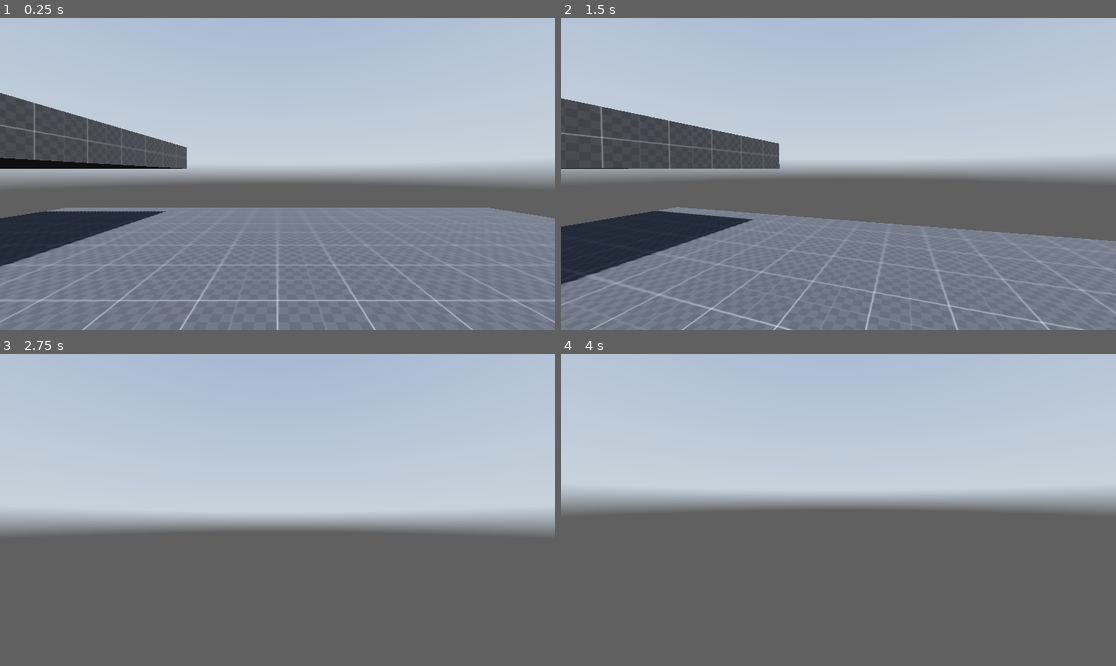
Above: before the commit, frames 1-4 (two rows, left to right).
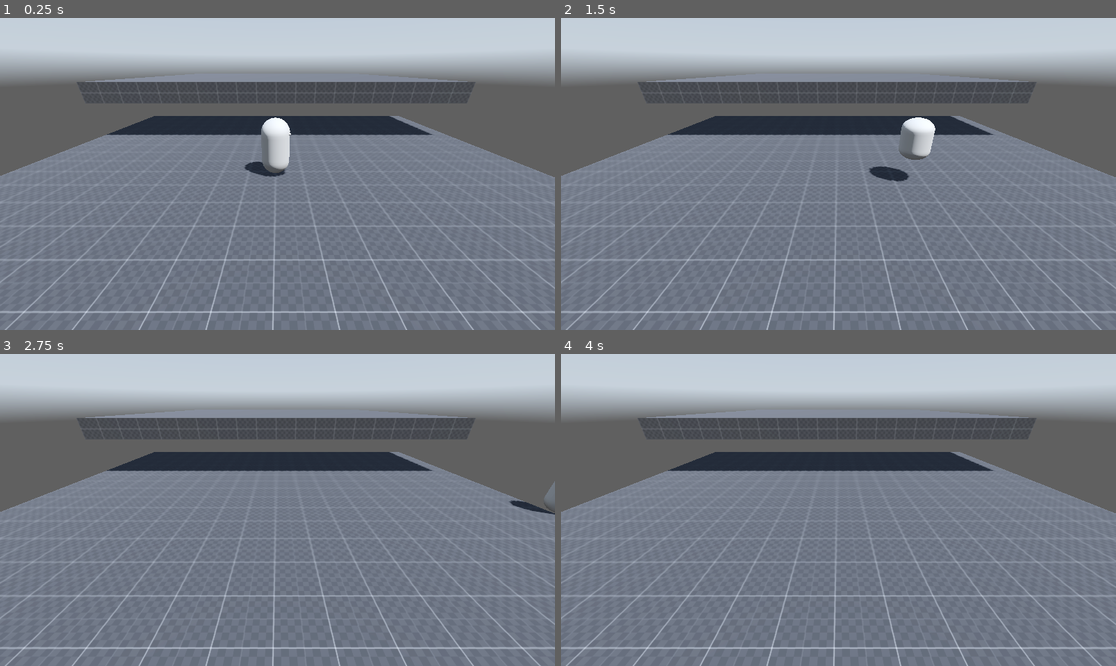
Above: after the commit, the same moments.

Repository: minty26/Godot-3d-Game
Game: Godot game, scene res://scenes/main.tscn
Two runs of this game, one before a commit and one after it. Both use one fixed random seed, a clock stepped at 60 frames per second and the inputs below. A sky picture missing from this copy of the repository is replaced by a grey-blue gradient.
Inputs (mouse positions are in pixels of both pictures, inside the frame that each line leads up to):
- Up to frame 1 (0.25 s): no input
- Up to frame 2 (1.5 s): tap Enter at 0.5 s; move the mouse to (866, 174) at 0.52 s; hold Ctrl (crouch) 0.53-1.28 s; hold W (forward) from 0.53 s (still down); tap Space (jump) at 0.77 s; move the mouse to (810, 174) at 1.27 s; tap Ctrl (crouch) at 1.35 s
- Up to frame 3 (2.75 s): keep holding W (forward); tap Space (jump) at 1.52 s; move the mouse to (288, 503) at 2.02 s; hold Shift (sprint) from 2.03 s (still down); tap Ctrl (crouch) at 2.3 s
- Up to frame 4 (4 s): keep holding W (forward); move the mouse to (832, 516) at 2.77 s; release Shift (sprint) at 2.78 s; tap Ctrl (crouch) at 2.85 s; tap Space (jump) at 3.02, 3.5, 3.77 s; move the mouse to (877, 513) at 3.52 s; hold Ctrl (crouch) from 3.53 s (still down)

The runs differ from the first frame. In frame 1, 49% of the frame differs, in the area x 0-100%, y 13-100%; in frame 2, 55%; in frame 3, 87%, in the area x 0-100%, y 0-100%; in frame 4, 84%.

Commit message:
added 3rd person camera + added bumping your head
- press F5 to switch between 3 different views
- fixed jittering when coming out of a crouch whilst walking under an obstruction

Diff:
--- a/project.godot
+++ b/project.godot
@@ -52,3 +52,8 @@
 "events": [Object(InputEventKey,"resource_local_to_scene":false,"resource_name":"","device":-1,"window_id":0,"alt_pressed":false,"shift_pressed":false,"ctrl_pressed":false,"meta_pressed":false,"pressed":false,"keycode":0,"physical_keycode":32,"key_label":0,"unicode":32,"echo":false,"script":null)
 ]
 }
+perspective={
+"deadzone": 0.5,
+"events": [Object(InputEventKey,"resource_local_to_scene":false,"resource_name":"","device":-1,"window_id":0,"alt_pressed":false,"shift_pressed":false,"ctrl_pressed":false,"meta_pressed":false,"pressed":false,"keycode":0,"physical_keycode":4194336,"key_label":0,"unicode":0,"echo":false,"script":null)
+]
+}
--- a/scenes/main.tscn
+++ b/scenes/main.tscn
@@ -50,3 +50,4 @@
 
 [node name="Camera3D" type="Camera3D" parent="."]
 transform = Transform3D(-4.37114e-08, -0.461749, 0.887011, 0, 0.887011, 0.461749, -1, 2.01837e-08, -3.87725e-08, 6.87011, 3.4718, -0.0692646)
+current = true
--- a/scenes/player.tscn
+++ b/scenes/player.tscn
@@ -22,12 +22,20 @@
 shape = SubResource("CapsuleShape3D_eswk3")
 
 [node name="head" type="Node3D" parent="."]
-transform = Transform3D(1, 0, 0, 0, 1, 0, 0, 0, 1, 0, 1.6, 0)
+transform = Transform3D(1, 0, 0, 0, 1, 0, 0, 0, 1, 0, 1.5, 0)
+
+[node name="CSGSphere3D" type="CSGSphere3D" parent="head"]
+
+[node name="3rdPerson" type="Camera3D" parent="head"]
+transform = Transform3D(1, 0, 0, 0, 0.907777, 0.419452, 0, -0.419452, 0.907777, 0, 1.4, 2.412)
+
+[node name="3rdPerson2" type="Camera3D" parent="head"]
+transform = Transform3D(-1, 0, 8.74228e-08, 0, 1, 0, -8.74228e-08, 0, -1, 0, 0, -3.275)
 
 [node name="eyes" type="Node3D" parent="head"]
 transform = Transform3D(1, 0, 0, 0, 1, 0, 0, 0, 1, 0, 0, -0.429214)
 
-[node name="Camera3D" type="Camera3D" parent="head/eyes"]
+[node name="1stPerson" type="Camera3D" parent="head/eyes"]
 current = true
 
 [node name="CSGSphere3D" type="CSGSphere3D" parent="head/eyes"]
--- a/scripts/player.gd
+++ b/scripts/player.gd
@@ -4,7 +4,12 @@
 @onready var standing_collision_shape = $standing_collision_shape
 @onready var raycast = $RayCast3D
 @onready var player = %player
-@onready var camera = $head/Camera3D
+@onready var camera1 = $"head/eyes/1stPerson"
+@onready var camera3 = $"head/3rdPerson"
+@onready var camera3_2 = $"head/3rdPerson2"
+@onready var cameraCycle = [camera1, camera3, camera3_2]
+
+var cameraActive = -1
 
 var current_speed = 5.0
 
@@ -46,7 +51,6 @@
 var current_scale : Vector3
 var crouch_in_air_count = 0
 
-
 func setCrouch(yes):
 	if yes:
 		t = 0.0
@@ -61,8 +65,16 @@
 		is_crouching = false
 		current_scale = player.get_scale()
 
+func _physics_process(delta):
 
-func _physics_process(delta):
+	if Input.is_action_just_pressed("perspective"):
+		cameraCycle[cameraActive].current = false
+		if cameraActive+1 > len(cameraCycle)-1:
+			cameraActive = 0
+		else:
+			cameraActive += 1
+		cameraCycle[cameraActive].current = true
+
 	if Input.is_action_just_pressed("crouch"):
 		if not is_crouching:
 			setCrouch(true)
@@ -107,18 +119,17 @@
 
 	# released control, and going into a standing position
 	elif in_the_process_of_uncrouching:
+		if raycast.is_colliding():
+			setCrouch(true)
 		# start 'animation'
 		t += local_crouch_speed * delta
 		if is_on_floor():
 			# resizes you back up after landing, or just resizes you normally
 			player.set_scale(Vector3(1.0,lerp(current_scale.y,1.0,t),1.0))
-			#player.transform.origin.y -= (current_scale.y - (crouching_height * current_scale.y))/2
-		else:
-			pass
-			#crouch_in_air_count += 1
 		if t >= 1.0:
 			# since 'animation' is complete, you're no longer uncrouching; hence just standing
 			in_the_process_of_uncrouching = false
+
 
 	# if you're not holding crouch, and you're on the ground, resest air crouch counter, and uncrouch
 	if not Input.is_action_pressed("crouch") and is_on_floor():
